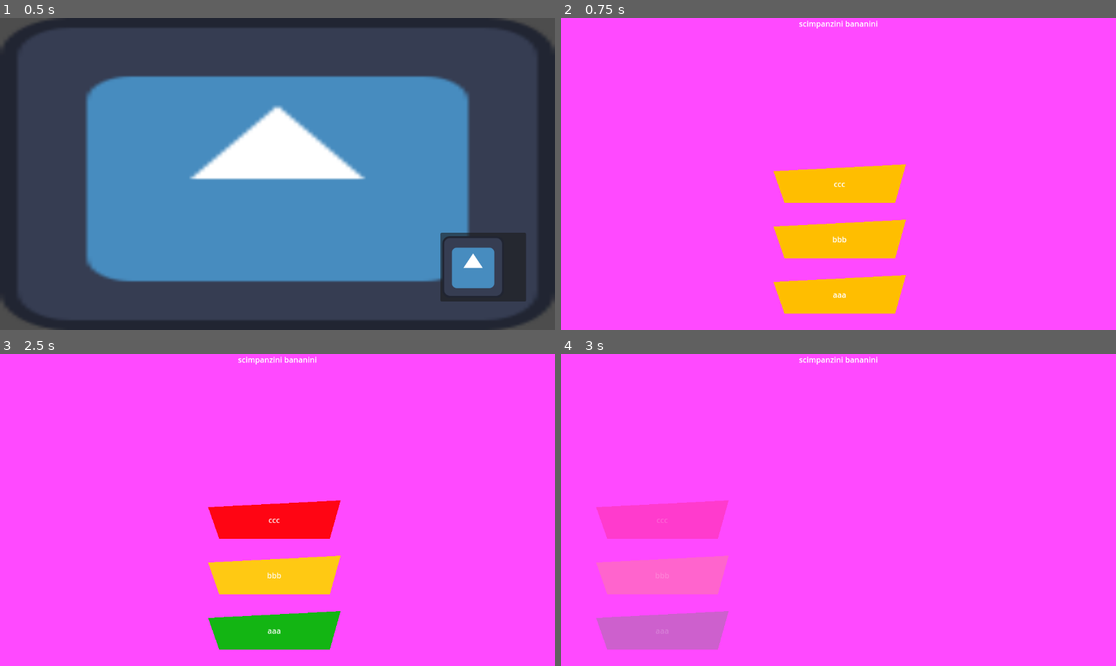
Above: before the commit, frames 1-4 (two rows, left to right).
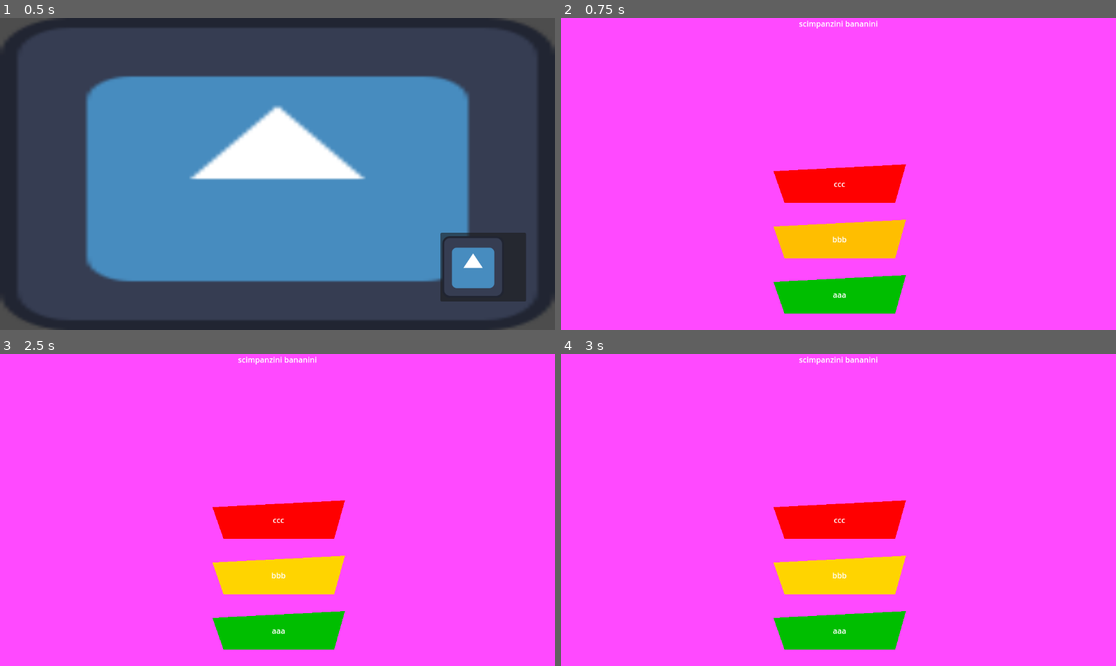
Above: after the commit, the same moments.

Repository: FedericoRigolon/LoSapeviChe
Game: Godot game, scene res://scenes/main.tscn
Two runs of this game, one before a commit and one after it. Both use one fixed random seed, a clock stepped at 60 frames per second and the inputs below. The engine's default icon, where the game draws it, is replaced by a stand-in: a white triangle on a blue panel in a dark square.
Inputs (mouse positions are in pixels of both pictures, inside the frame that each line leads up to):
- Up to frame 1 (0.5 s): no input
- Up to frame 2 (0.75 s): click (1043, 267) at 0.5 s
- Up to frame 3 (2.5 s): click "ccc" at 1.25 s; click "bbb" at 2 s
- Up to frame 4 (3 s): click "bbb" at 2.75 s

Frame 1 is identical in both runs. In frame 2, 5.0% of the frame differs, in the area x 38-63%, y 46-95%; in frame 3, 0.8%; in frame 4, 15%, in the area x 6-63%, y 46-95%.
Error after the commit: Cannot call method 'create_timer' on a null value. (res://scripts/exit_tween.gd:17)

Commit message:
singleton reset

Diff:
--- a/lo_sapevi_che/scenes/round.tscn
+++ b/lo_sapevi_che/scenes/round.tscn
@@ -28,4 +28,5 @@
 distance = Vector2(550, 0)
 duration = 0.8
 
+[connection signal="tree_entered" from="." to="." method="_on_tree_entered"]
 [connection signal="animation_done" from="ExitTween" to="." method="_on_exit_tween_animation_done"]
--- a/lo_sapevi_che/scripts/round.gd
+++ b/lo_sapevi_che/scripts/round.gd
@@ -58,3 +58,7 @@
 
 func _on_exit_tween_animation_done() -> void:
 	self.kill_me.emit()
+
+
+func _on_tree_entered() -> void:
+	_on_answer_clicked(_answers[0])
--- /dev/null
+++ b/lo_sapevi_che/scripts/round_factory.gd
@@ -0,0 +1,104 @@
+extends Node
+
+const DATA_PATH = "res://data/question_answer.csv"
+const MAX_ROUND = 5
+var seeks : Array[int]
+
+func _ready():
+	if not seeks_setup():
+		return
+
+func reload():
+	self.seeks = []
+	self.seeks_setup()
+
+func create_round(round_number: int) -> Round:
+	var round = preload("res://scenes/round.tscn").instantiate()
+	var data : Dictionary = _read_csv(self.seeks[round_number])
+	round.setup(_create_question(data["question"], data["value"]), GameLogic.manage_answers(_create_answers(data["answers"])))
+	Round.increase_round_count()
+	round.set_name("Round" + str(Round.get_round_count()))
+	return round
+
+func seeks_setup() -> bool :
+	var file := FileAccess.open(self.DATA_PATH, FileAccess.READ)
+
+	if file == null:
+		push_error("Cant open CSV file: %s" % self.DATA_PATH)
+		return false
+
+	var offsets : Array
+	var size = 0
+	while not file.eof_reached():
+		size += 1
+		offsets.append(file.get_position())
+		file.get_line()
+	size -= 1
+	offsets.pop_back()
+
+
+	var row_indices : Array
+	# this formula takes n (total elements) and k (elements to pick up) and chose the most efficient algorithm
+	# high probability of ripetition or low size --> shuffle array
+	if float(self.MAX_ROUND * (self.MAX_ROUND - 1)) > -2 * size * log(0.9):
+		var array = []
+		for i in size:
+			array.append(i)
+		array.shuffle()
+		# rows to pick
+		row_indices = array.slice(0, self.MAX_ROUND)
+		print(row_indices)
+	# low probability of ripetition or big array --> pick random
+	else:
+		for i in self.MAX_ROUND:
+			var el = randi_range(0, size - 1)
+			while el in row_indices:
+				el = randi_range(0, size - 1)
+			row_indices.append(el)
+
+	var i = 0
+	for row in row_indices:
+		self.seeks.append(offsets[row])
+
+	return true
+
+func _read_csv(seek_position: int):
+	var data : Dictionary
+	var attributes : PackedStringArray
+	var file := FileAccess.open(self.DATA_PATH, FileAccess.READ)
+
+	file.seek(seek_position)
+	attributes = file.get_line().split(",")
+
+	var answers : Array
+	for i in range(2, attributes.size()):
+		answers.append(attributes[i])
+	data["question"] = attributes[0]
+	data["value"] = attributes[1] as int
+	data["answers"] = answers
+
+	return data
+
+func _create_question(text: String, value: int) -> Question:
+	var question = preload("res://scenes/question.tscn").instantiate()
+	question.setup(text, value)
+	return question
+
+func _create_correct_answer(text: String) -> RightAnswer:
+	var answer = preload("res://scenes/answer.tscn").instantiate()
+	answer.set_script(preload("res://scripts/right_answer.gd"))
+	answer.setup(text)
+	return answer
+
+func _create_wrong_answer(text: String) -> WrongAnswer:
+	var answer = preload("res://scenes/answer.tscn").instantiate()
+	answer.set_script(preload("res://scripts/wrong_answer.gd"))
+	answer.setup(text)
+	return answer
+
+func _create_answers(answers_text: PackedStringArray) -> Array[Answer]:
+	var answers: Array[Answer]
+	answers.append(_create_correct_answer(answers_text[0]))
+	answers.append(_create_wrong_answer(answers_text[1]))
+	answers.append(_create_wrong_answer(answers_text[2]))
+	return answers
